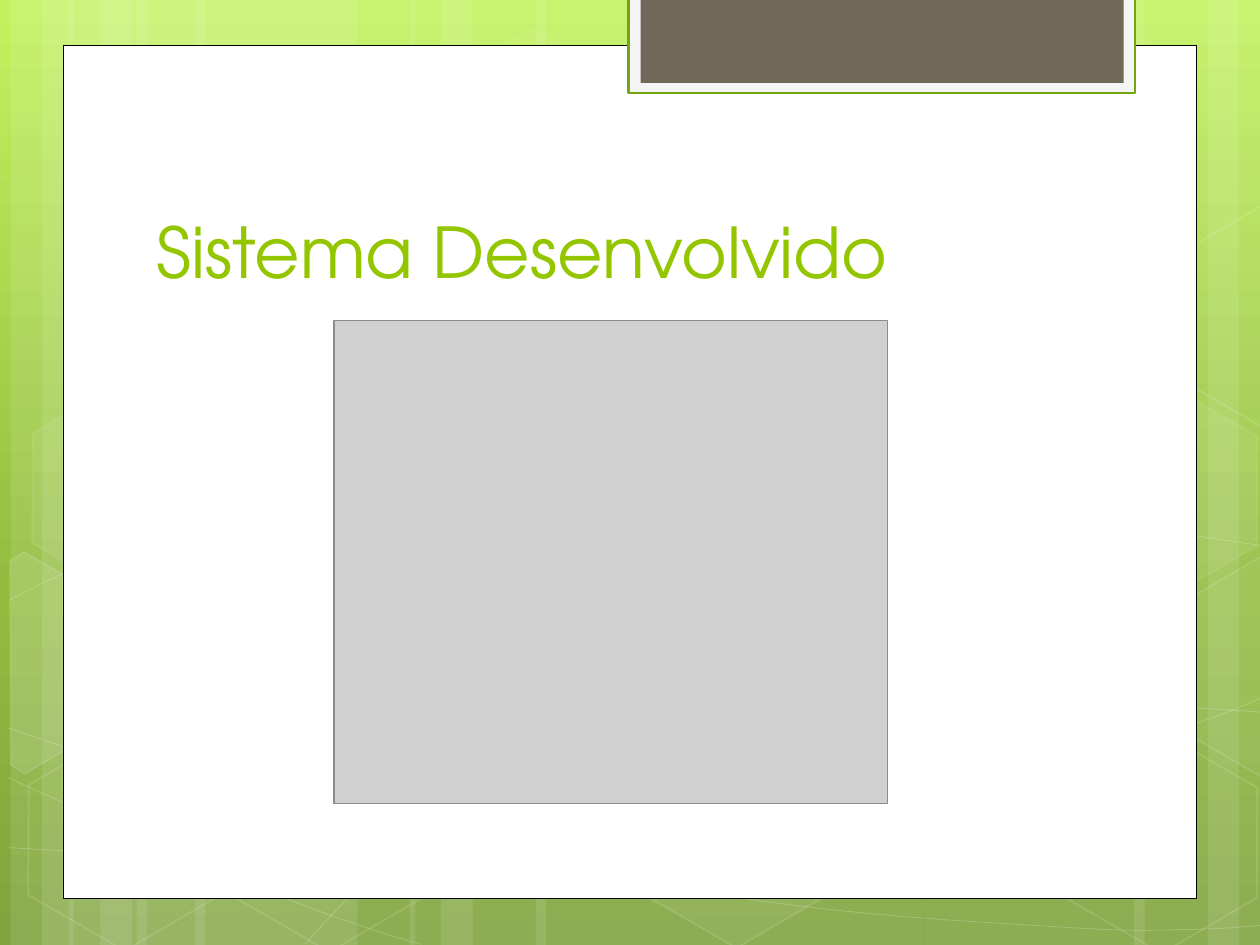
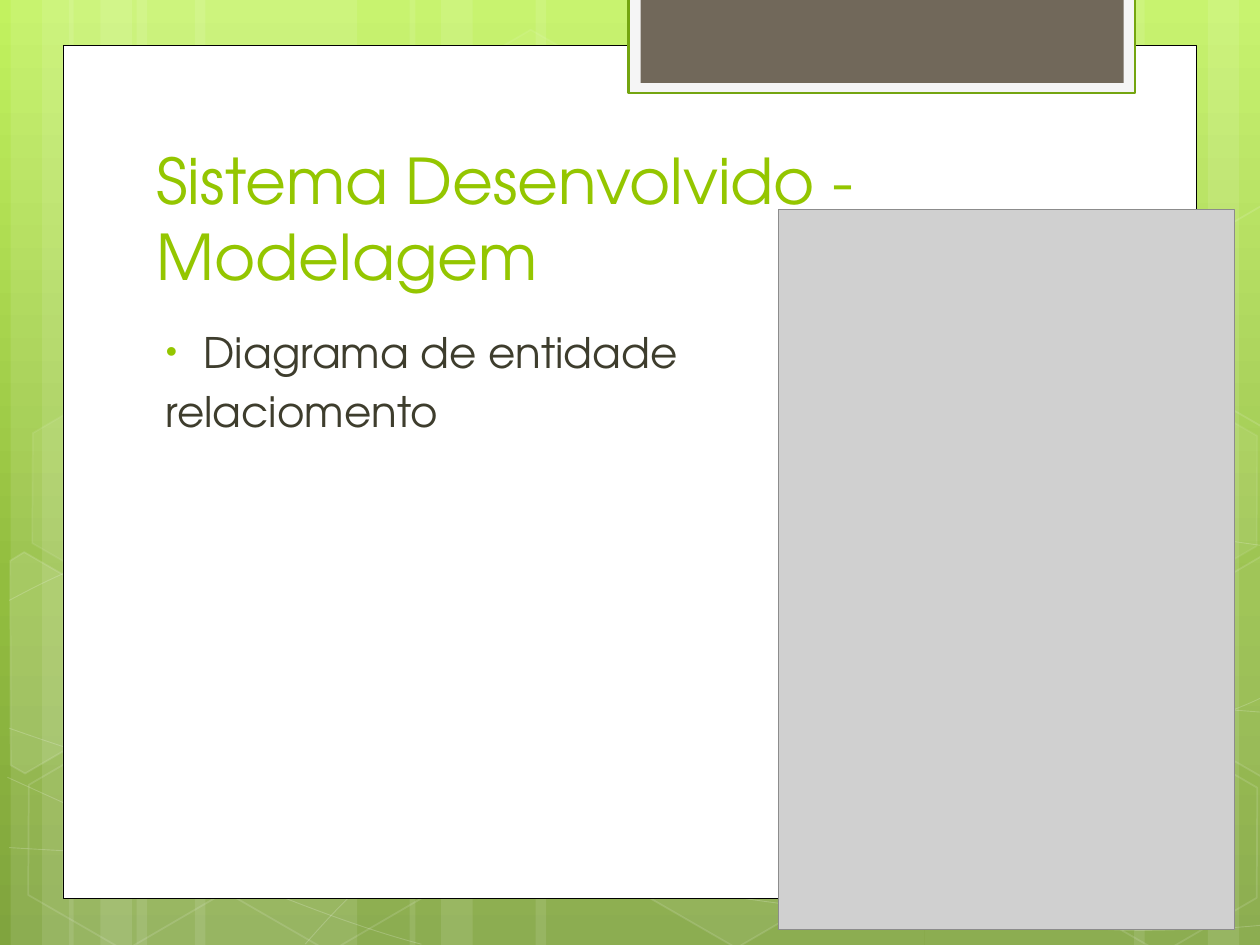
Before and after one commit to alexandregme/tcc2, a slide deck: slide 11 of Apresentação.pptx (slide 6 before the commit). Drawn at 1260x945 pixels with LibreOffice and Linux fonts; fonts in the diff are those of the drawing; grey boxes stand for pictures. Boxes give left, top, right and bottom in pixels: in the first picture for what was removed or moved away, otherwise in the second. Text is boxed around its words. In the diff, an @@ line names an element or a change of style, - is before the commit and + after.

```diff
--- a/Apresentação.pptx
+++ b/Apresentação.pptx
@@ title at (156,156,815,294): text changed; size 40 to 36 pt @@
-Sistema Desenvolvido
+Sistema Desenvolvido - Modelagem
@@ picture added at (779,209,1235,930) @@
@@ picture removed at (334,320,887,804) @@
@@ text added at (166,337,677,428), 24 pt, text #3E3D2D @@
+• Diagrama de entidade
+relaciomento
@@ hexagon removed at (916,528,1202,805) @@
```
Also in this commit, not shown: 12 other slides changed, 28 slides added, 1 slide removed, 1 other file.
